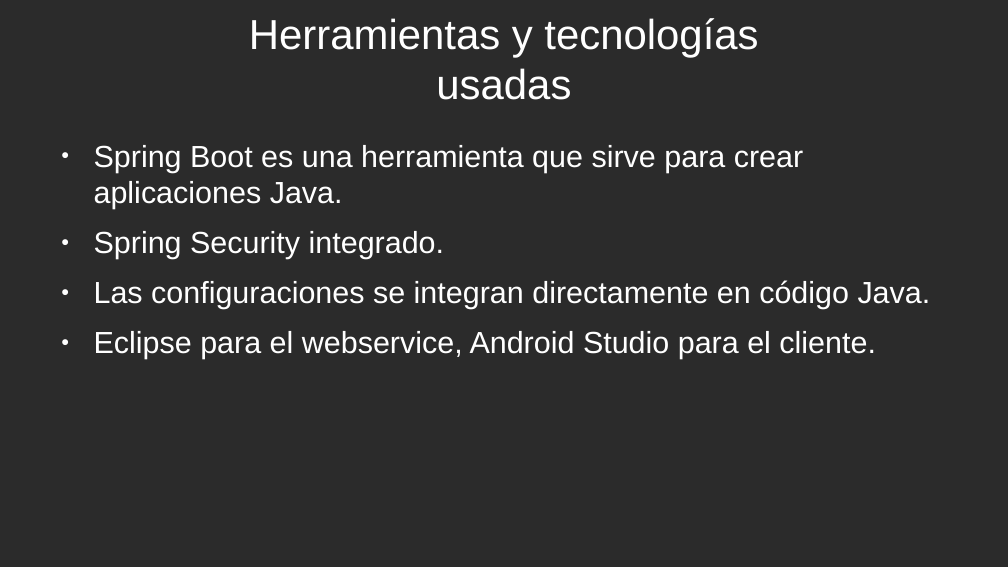
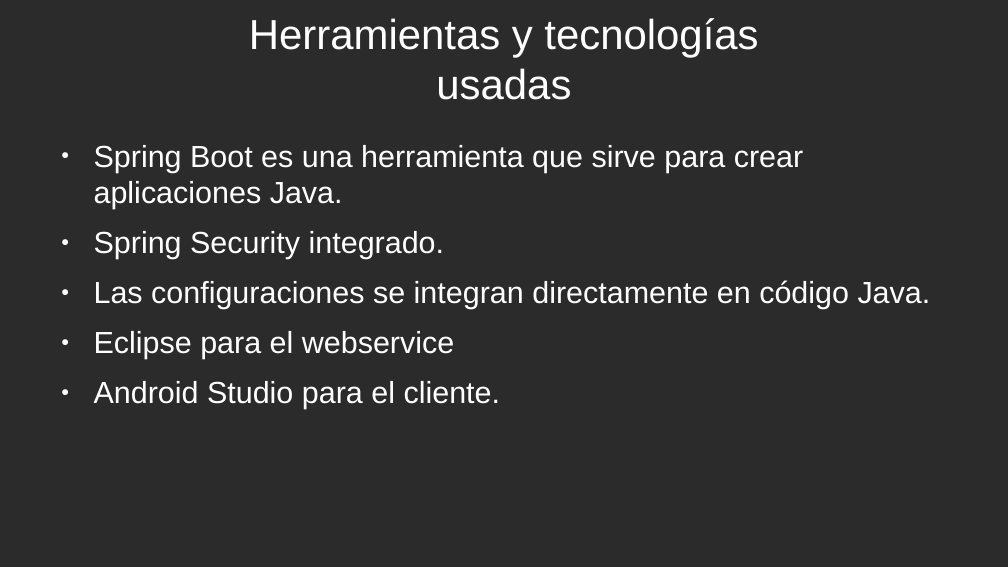
Before and after one commit to millanperez16/proyecto-libre-Grup4, a slide deck: slide 11 of proyecto.odp. Drawn at 1008x567 pixels with LibreOffice and Linux fonts; fonts in the diff are those of the drawing; background and template pictures are left out; a plain dark background stands for a picture behind light text. Boxes give left, top, right and bottom in pixels: in the first picture for what was removed or moved away, otherwise in the second. Text is boxed around its words. In the diff, an @@ line names an element or a change of style, - is before the commit and + after.

```diff
--- a/proyecto.odp
+++ b/proyecto.odp
@@ text at (94,331,501,409): text changed @@
-● Eclipse para el webservice, Android Studio para el cliente.
+● Eclipse para el webservice
+● Android Studio para el cliente.
```
Also in this commit, not shown: 2 other slides changed, 1 slide added.
